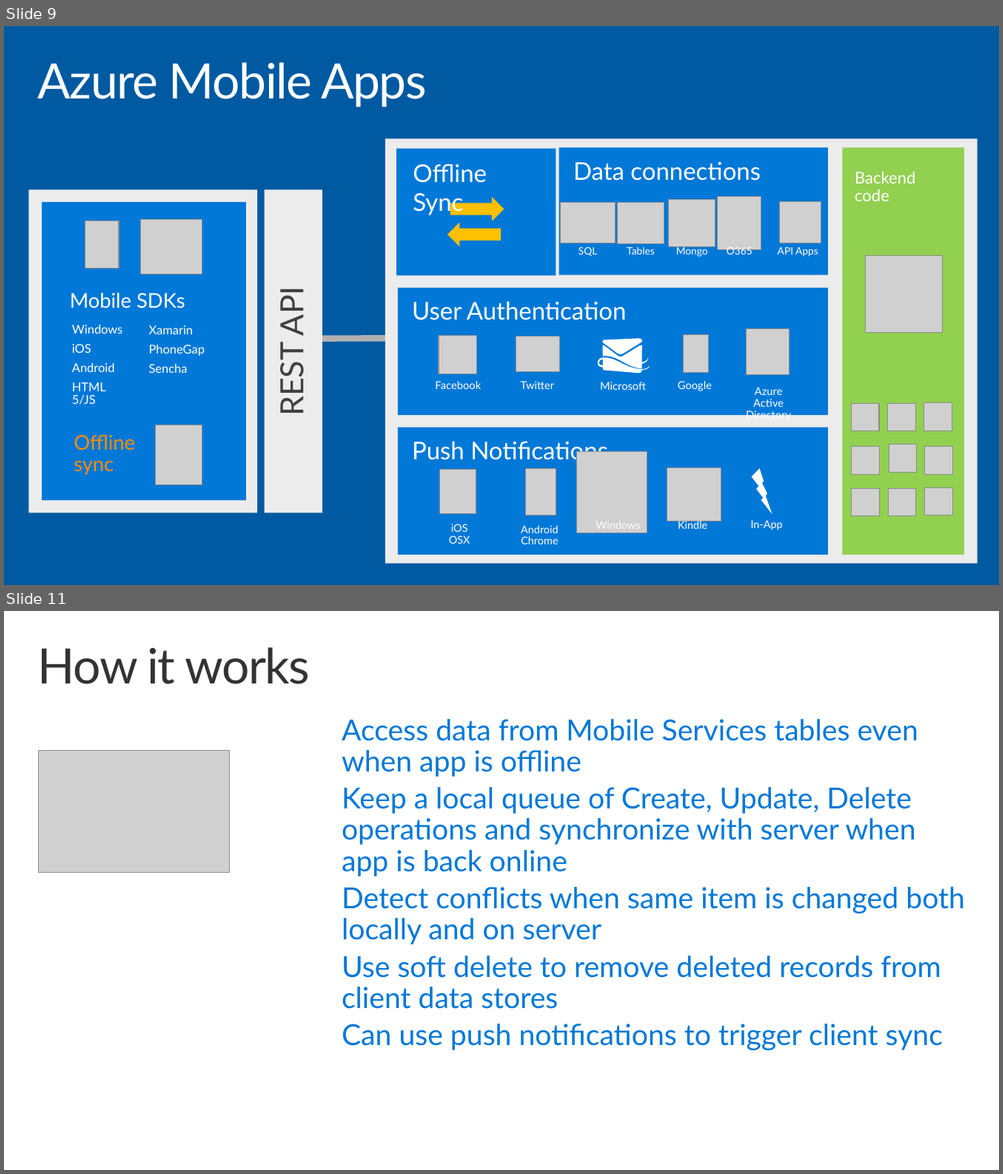
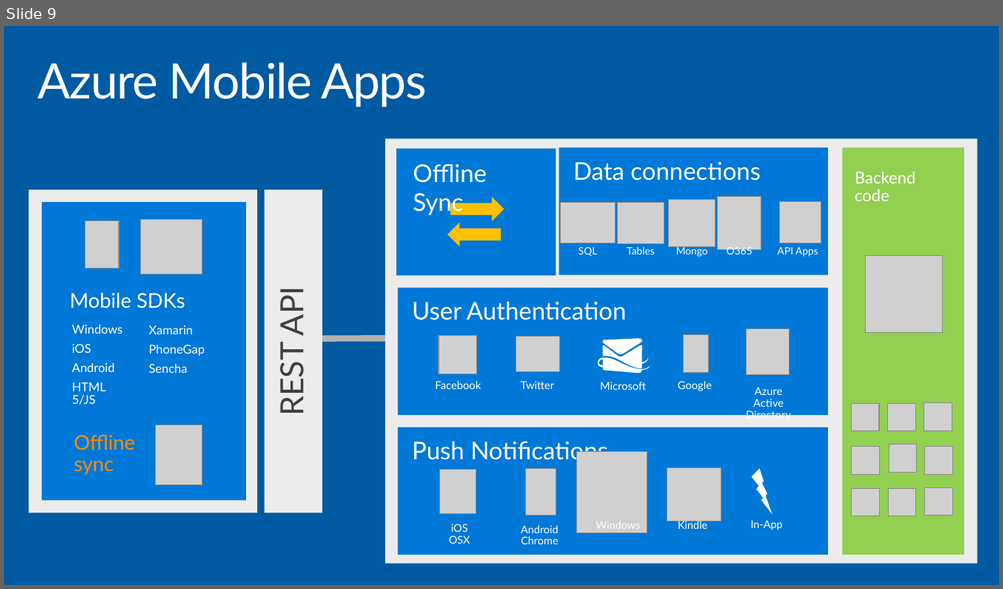
Before and after one commit to evangelism/WinDevWorkshop, a slide deck: !RU 05. Cloud Integration/05-Cloud Integration.pptx. Shown one above the other, each under a label of ours: slides 9 and 11 before the commit, slide 9 after it; the slides between them are not shown. The pictures are 1003x1174 and 1003x589 pixels, drawn with LibreOffice and Linux fonts; fonts in the diff are those of the drawing; grey boxes stand for pictures; background and template pictures are left out. Boxes give left, top, right and bottom in pixels: in the first picture for what was removed or moved away, otherwise in the second. Text is boxed around its words. In the diff, an @@ line names an element or a change of style, - is before the commit and + after.

```diff
--- a/!RU 05. Cloud Integration/05-Cloud Integration.pptx
+++ b/!RU 05. Cloud Integration/05-Cloud Integration.pptx
@@ slide 11 removed at bbox=[4, 611, 999, 1170], background #FFFFFF @@
@@ title removed at bbox=[38, 647, 310, 684] @@
-How it works
@@ text removed at bbox=[341, 719, 965, 1051] @@
-Access data from Mobile Services tables even when app is offline
-Keep a local queue of Create, Update, Delete operations and synchronize with server when app is back online
-Detect conflicts when same item is changed both locally and on server
-Use soft delete to remove deleted records from client data stores
-Can use push notifications to trigger client sync
@@ picture removed at bbox=[38, 751, 230, 872] @@
```
Also in this commit, not shown: 3 slides changed, 5 slides added, 4 other slides removed.
